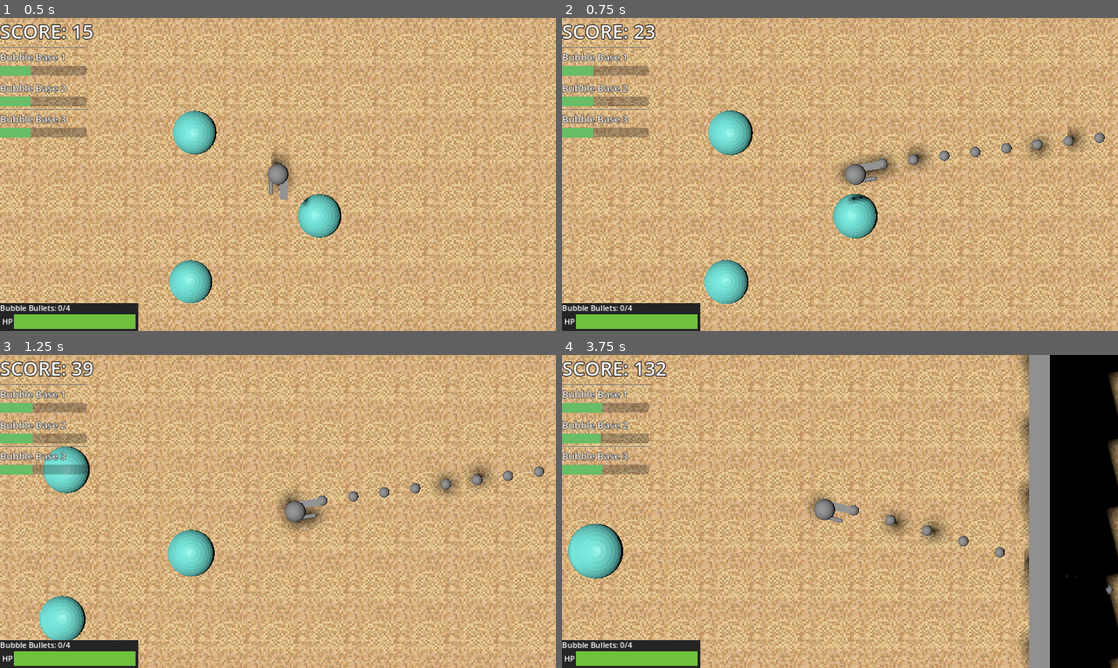
Above: before the commit, frames 1-4 (two rows, left to right).
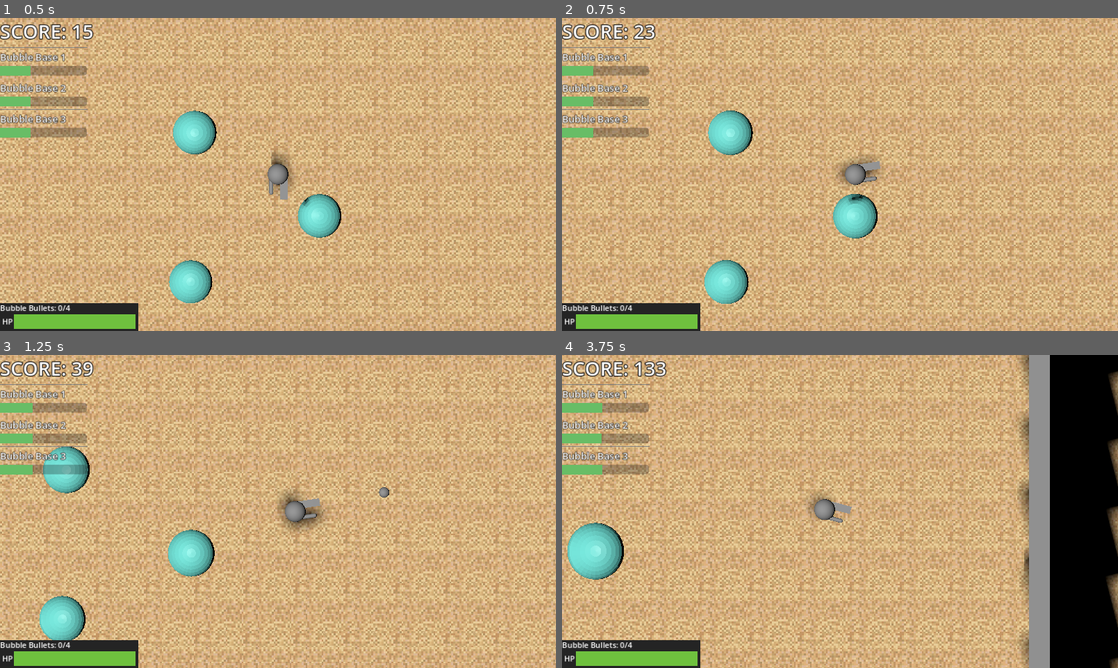
Above: after the commit, the same moments.

Repository: BlackBarman/GGJ_2025
Game: Godot game, scene res://Levels/level.tscn
Two runs of this game, one before a commit and one after it. Both use one fixed random seed, a clock stepped at 60 frames per second and the inputs below.
Inputs (mouse positions are in pixels of both pictures, inside the frame that each line leads up to):
- Up to frame 1 (0.5 s): no input
- Up to frame 2 (0.75 s): tap Enter (ui_accept) at 0.5 s; move the mouse to (962, 158) at 0.52 s; press the mouse at (962, 158) at 0.53 s; hold Right (ui_right) from 0.53 s (still down)
- Up to frame 3 (1.25 s): keep holding Right (ui_right); tap Enter (ui_accept) at 0.77 s
- Up to frame 4 (3.75 s): move the mouse to (728, 527) at 1.27 s; release Right (ui_right) at 1.28 s; release the mouse at (728, 527) at 1.28 s; hold Down (ui_down) 1.28-2.03 s; click (728, 527) at 1.35 s; tap Enter (ui_accept) at 1.52, 3.02 s; move the mouse to (895, 442) at 2.02 s; press the mouse at (895, 442) at 2.03 s; hold Right (ui_right) 2.03-2.78 s; move the mouse to (812, 574) at 2.77 s; release the mouse at (812, 574) at 2.78 s; hold Up (ui_up) 2.78-3.53 s; click (812, 574) at 2.85 s; move the mouse to (1006, 558) at 3.52 s; press the mouse at (1006, 558) at 3.53 s; hold Left (ui_left) from 3.53 s (still down)

Frame 1 is identical in both runs. In frame 2, 1.2% of the frame differs, in the area x 54-98%, y 34-59%; in frame 3, 0.8%; in frame 4, 1.0%.

Commit message:
slowed down rate of fire, changed SoundManager to only have base sounds (not 3D), and added sound to gunshots

Diff:
--- a/ggj_2025/AudioManager.tscn
+++ b/ggj_2025/AudioManager.tscn
@@ -1,37 +1,43 @@
-[gd_scene format=3 uid="uid://b3a4qg6cknckn"]
+[gd_scene load_steps=3 format=3 uid="uid://bkpwk03yv1u06"]
+
+[ext_resource type="Script" path="res://Globals/AudioManager.gd" id="1_5vccw"]
+[ext_resource type="AudioStream" uid="uid://q32pyjv2c8dr" path="res://Sounds/344312__musiclegends__laser-shoot7.wav" id="2_qufx1"]
 
 [node name="Node2D" type="Node"]
+script = ExtResource("1_5vccw")
 
-[node name="AudioStreamPlayer3D" type="AudioStreamPlayer3D" parent="."]
+[node name="Gunshot" type="AudioStreamPlayer" parent="."]
+stream = ExtResource("2_qufx1")
+volume_db = -30.0
 
-[node name="AudioStreamPlayer3D2" type="AudioStreamPlayer3D" parent="."]
+[node name="AudioStreamPlayer2" type="AudioStreamPlayer" parent="."]
 
-[node name="AudioStreamPlayer3D3" type="AudioStreamPlayer3D" parent="."]
+[node name="AudioStreamPlayer3" type="AudioStreamPlayer" parent="."]
 
-[node name="AudioStreamPlayer3D4" type="AudioStreamPlayer3D" parent="."]
+[node name="AudioStreamPlayer4" type="AudioStreamPlayer" parent="."]
 
-[node name="AudioStreamPlayer3D5" type="AudioStreamPlayer3D" parent="."]
+[node name="AudioStreamPlayer5" type="AudioStreamPlayer" parent="."]
 
-[node name="AudioStreamPlayer3D6" type="AudioStreamPlayer3D" parent="."]
+[node name="AudioStreamPlayer6" type="AudioStreamPlayer" parent="."]
 
-[node name="AudioStreamPlayer3D7" type="AudioStreamPlayer3D" parent="."]
+[node name="AudioStreamPlayer7" type="AudioStreamPlayer" parent="."]
 
-[node name="AudioStreamPlayer3D8" type="AudioStreamPlayer3D" parent="."]
+[node name="AudioStreamPlayer8" type="AudioStreamPlayer" parent="."]
 
-[node name="AudioStreamPlayer3D9" type="AudioStreamPlayer3D" parent="."]
+[node name="AudioStreamPlayer9" type="AudioStreamPlayer" parent="."]
 
-[node name="AudioStreamPlayer3D10" type="AudioStreamPlayer3D" parent="."]
+[node name="AudioStreamPlayer10" type="AudioStreamPlayer" parent="."]
 
-[node name="AudioStreamPlayer3D11" type="AudioStreamPlayer3D" parent="."]
+[node name="AudioStreamPlayer11" type="AudioStreamPlayer" parent="."]
 
-[node name="AudioStreamPlayer3D12" type="AudioStreamPlayer3D" parent="."]
+[node name="AudioStreamPlayer12" type="AudioStreamPlayer" parent="."]
 
-[node name="AudioStreamPlayer3D13" type="AudioStreamPlayer3D" parent="."]
+[node name="AudioStreamPlayer13" type="AudioStreamPlayer" parent="."]
 
-[node name="AudioStreamPlayer3D14" type="AudioStreamPlayer3D" parent="."]
+[node name="AudioStreamPlayer14" type="AudioStreamPlayer" parent="."]
 
-[node name="AudioStreamPlayer3D15" type="AudioStreamPlayer3D" parent="."]
+[node name="AudioStreamPlayer15" type="AudioStreamPlayer" parent="."]
 
-[node name="AudioStreamPlayer3D16" type="AudioStreamPlayer3D" parent="."]
+[node name="AudioStreamPlayer16" type="AudioStreamPlayer" parent="."]
 
-[node name="AudioStreamPlayer3D17" type="AudioStreamPlayer3D" parent="."]
+[node name="AudioStreamPlayer17" type="AudioStreamPlayer" parent="."]
--- a/ggj_2025/Chara.tscn
+++ b/ggj_2025/Chara.tscn
@@ -47,6 +47,9 @@
 unique_name_in_owner = true
 transform = Transform3D(1, -1.51827e-05, 0.000453504, 1.51667e-05, 1, 8.31857e-06, -0.000453416, -8.29622e-06, 1, 1.35471, -0.115988, 0.10581)
 
+[node name="Timer" type="Timer" parent="body/Weapon"]
+wait_time = 0.2
+
 [node name="BubbleThrower" parent="body" instance=ExtResource("4_2jctd")]
 transform = Transform3D(1, 0, 0, 0, -4.37114e-08, 1, 0, -1, -4.37114e-08, 0.399753, 0.00691921, 0.0122284)
 
@@ -56,5 +59,6 @@
 transform = Transform3D(1, 0, 0, 0, 1, 0, 0, 0, 1, 0.00100327, 0.0624454, -0.04425)
 shape = SubResource("BoxShape3D_igwpj")
 
+[connection signal="timeout" from="body/Weapon/Timer" to="body/Weapon" method="_on_timer_timeout"]
 [connection signal="area_entered" from="Area3D" to="." method="_on_area_3d_area_entered"]
 [connection signal="body_entered" from="Area3D" to="." method="_on_area_3d_body_entered"]
--- a/ggj_2025/Globals/AudioManager.gd
+++ b/ggj_2025/Globals/AudioManager.gd
@@ -3,3 +3,5 @@
 ##this is a global, in your scripts simply call the global class,
 ##the name of the audio file and add. play
 ## ie : AudioManager.BuildTower.play() (from any script)
+
+@onready var Gunshot = $Gunshot
--- a/ggj_2025/project.godot
+++ b/ggj_2025/project.godot
@@ -18,8 +18,8 @@
 [autoload]
 
 SignalBus="*res://Globals/signal_bus.gd"
-AudioManager="*res://Globals/AudioManager.gd"
 LevelChanger="*res://Globals/level_changer.gd"
+AudioManager="*res://AudioManager.tscn"
 
 [display]
 
--- a/ggj_2025/weapon.gd
+++ b/ggj_2025/weapon.gd
@@ -9,6 +9,8 @@
 @onready var front_spawn = %bullet_spawn_point
 @onready var back_spawn  = %bullet_spawn_point2
 
+var can_shoot = true
+
 # Called every frame. 'delta' is the elapsed time since the previous frame.
 func _process(_delta: float) -> void:
 	if Input.is_action_pressed("shoot"):
@@ -19,10 +21,18 @@
 
 
 func shoot():
-	var bull = bullet.instantiate() as BaseBullet
-	get_tree().root.add_child(bull)
+	if can_shoot == true:
+		var bull = bullet.instantiate() as BaseBullet
+		get_tree().root.add_child(bull)
 
-	bull.global_position = bullet_spawn_pos.global_position
-	bull.bullet_dir = (front_spawn.global_position - back_spawn.global_position).normalized()
-	bull.bullet_dir.y = 0
-	pass
+		bull.global_position = bullet_spawn_pos.global_position
+		bull.bullet_dir = (front_spawn.global_position - back_spawn.global_position).normalized()
+		bull.bullet_dir.y = 0
+		AudioManager.Gunshot.play()
+		can_shoot = false
+		$Timer.start()
+
+
+
+func _on_timer_timeout() -> void:
+	can_shoot = true
